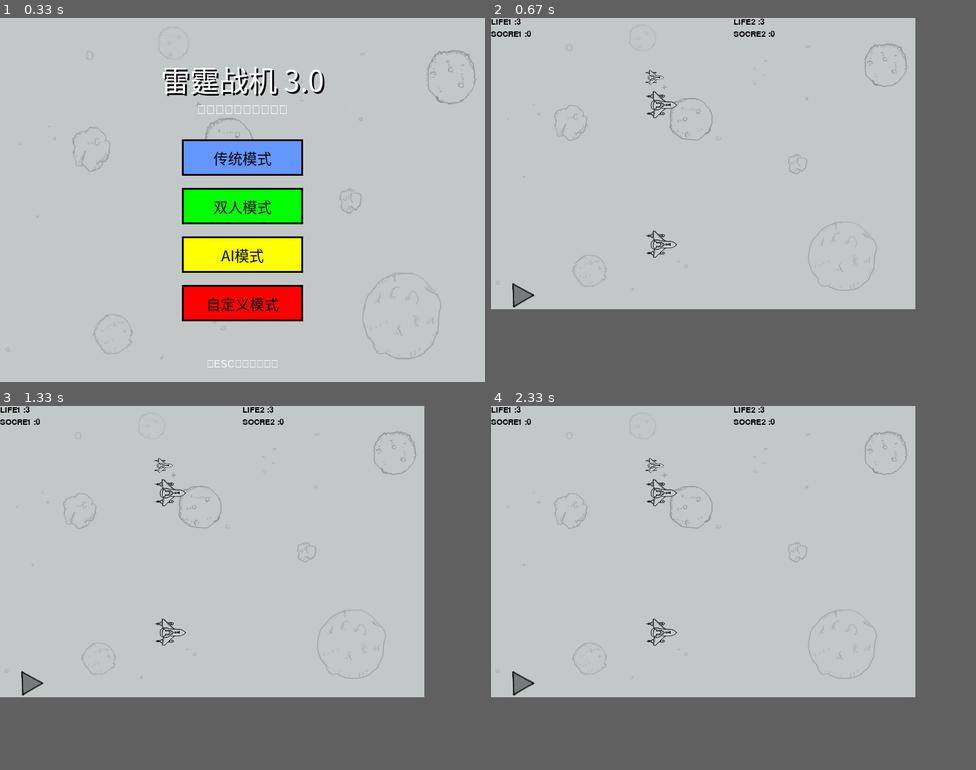
Above: before the commit, frames 1-4 (two rows, left to right).
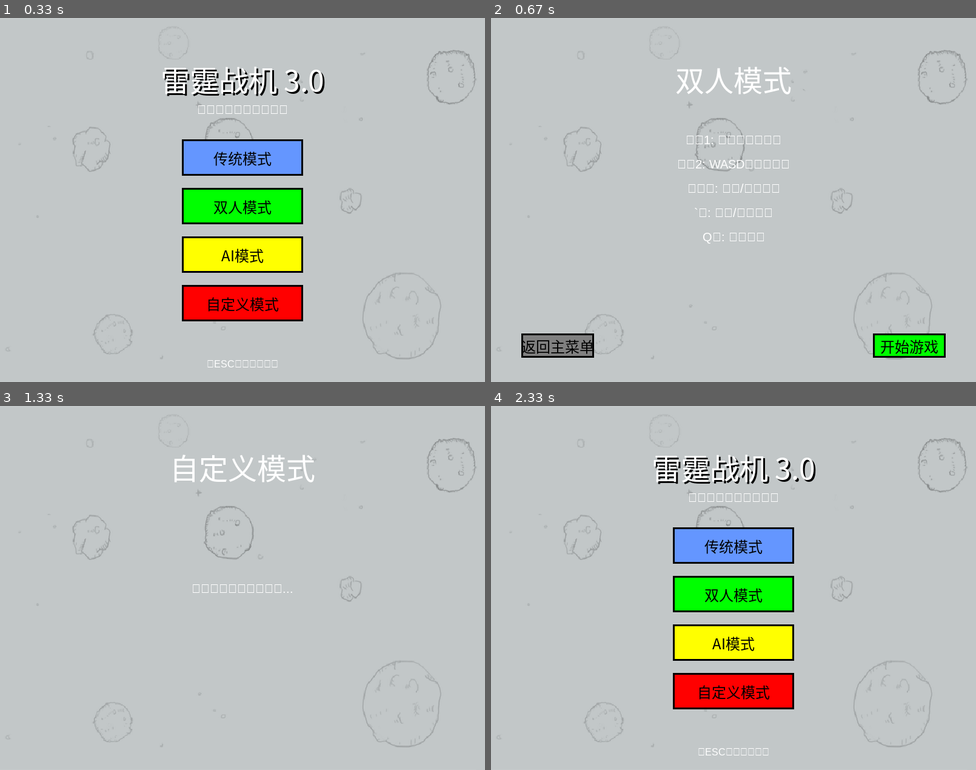
Above: after the commit, the same moments.

Repository: guangxingmao/LightPlane_AI
Game: pygame game, started from launcher.py
The game is run twice, just before and just after one commit, with the same random seed, the same clock (stepped at 60 frames per second) and the same inputs.
Inputs (mouse positions are in pixels of both pictures, inside the frame that each line leads up to):
- Up to frame 1 (0.33 s): no input
- Up to frame 2 (0.67 s): press the mouse at (733, 221) at 0.37 s; move the mouse to (675, 214) at 0.47 s; release the mouse at (617, 203) at 0.6 s
- Up to frame 3 (1.33 s): click (417, 733) at 0.72 s, where only the run after the commit has a clickable "开始游戏"; press the mouse at (242, 689) at 1.03 s; move the mouse to (203, 708) at 1.13 s; release the mouse at (160, 726) at 1.27 s
- Up to frame 4 (2.33 s): tap Esc at 1.33, 2 s; press the mouse at (733, 544) at 1.7 s; move the mouse to (641, 562) at 1.8 s; release the mouse at (554, 577) at 1.93 s
In our replay, in frame 2 the window is 700x480 before the commit and 800x600 after it. These sizes can differ from the game's own. Grey fills any space a smaller window leaves; there, only what the larger window draws over its background counts as a difference.

Frame 1 is identical in both runs. In frame 2, 4.8% of the frame differs, in the area x 0-98%, y 0-94%; in frame 3, 2.6%; in frame 4, 13%, in the area x 0-98%, y 0-96%.

Commit message:
Update launcher.py

Diff:
--- a/launcher.py
+++ b/launcher.py
@@ -1,6 +1,16 @@
 import pygame
 import sys
 import os
+
+# 尝试导入游戏相关模块
+try:
+    from plane_sprites import *
+    from game_function import check_KEY, check_mouse
+    from Tools import Music, Button as GameButton
+    GAME_MODULES_LOADED = True
+except ImportError as e:
+    print(f"游戏模块加载失败: {e}")
+    GAME_MODULES_LOADED = False
 
 # 初始化pygame
 pygame.init()
@@ -29,6 +39,14 @@
     title_font = pygame.font.SysFont("arial", 48)
     button_font = pygame.font.SysFont("arial", 24)
 
+# 页面状态枚举
+class PageState:
+    MAIN_MENU = "main_menu"
+    TRADITIONAL_MODE = "traditional_mode"
+    DUAL_MODE = "dual_mode"
+    AI_MODE = "ai_mode"
+    CUSTOM_MODE = "custom_mode"
+
 class Button:
     def __init__(self, x, y, width, height, text, color, hover_color):
         self.rect = pygame.Rect(x, y, width, height)
@@ -61,45 +79,100 @@
                 return True
         return False
 
-class Launcher:
-    def __init__(self):
+class GameManager:
+    """游戏管理器，负责管理不同页面的切换"""
+
+    def __init__(self, screen):
         self.screen = screen
+        self.current_page = PageState.MAIN_MENU
         self.clock = pygame.time.Clock()
 
+        # 游戏相关变量
+        self.game_objects = {}
+        self.init_game_objects()
+
+    def init_game_objects(self):
+        """初始化游戏对象"""
+        if not GAME_MODULES_LOADED:
+            return
+
+        try:
+            # 这里可以初始化游戏相关的对象
+            pass
+        except Exception as e:
+            print(f"初始化游戏对象失败: {e}")
+
+    def change_page(self, new_page):
+        """切换页面"""
+        self.current_page = new_page
+        print(f"切换到页面: {new_page}")
+
+    def run(self):
+        """运行游戏管理器主循环"""
+        running = True
+        while running:
+            # 根据当前页面状态处理事件和绘制
+            if self.current_page == PageState.MAIN_MENU:
+                running = self.handle_main_menu()
+            elif self.current_page == PageState.DUAL_MODE:
+                running = self.handle_dual_mode()
+            elif self.current_page == PageState.TRADITIONAL_MODE:
+                running = self.handle_traditional_mode()
+            elif self.current_page == PageState.AI_MODE:
+                running = self.handle_ai_mode()
+            elif self.current_page == PageState.CUSTOM_MODE:
+                running = self.handle_custom_mode()
+
+            pygame.display.flip()
+            self.clock.tick(60)
+
+        pygame.quit()
+        sys.exit()
+
+    def handle_main_menu(self):
+        """处理主菜单页面"""
         # 创建按钮
         button_width = 200
         button_height = 60
         center_x = SCREEN_WIDTH // 2 - button_width // 2
 
-        self.buttons = [
+        buttons = [
             Button(center_x, 200, button_width, button_height, "传统模式", LIGHT_BLUE, BLUE),
             Button(center_x, 280, button_width, button_height, "双人模式", GREEN, (0, 200, 0)),
             Button(center_x, 360, button_width, button_height, "AI模式", YELLOW, (200, 200, 0)),
             Button(center_x, 440, button_width, button_height, "自定义模式", RED, (200, 0, 0))
         ]
 
-        # 背景图片（如果存在）
-        self.background = None
-        if os.path.exists('./images/background.png'):
-            try:
-                self.background = pygame.image.load('./images/background.png')
-                self.background = pygame.transform.scale(self.background, (SCREEN_WIDTH, SCREEN_HEIGHT))
-            except:
-                self.background = None
-
-    def draw(self):
+        # 绘制主菜单
+        self.draw_main_menu(buttons)
+
+        # 处理事件
+        for event in pygame.event.get():
+            if event.type == pygame.QUIT:
+                return False
+
+            if event.type == pygame.KEYDOWN:
+                if event.key == pygame.K_ESCAPE:
+                    return False
+
+            # 处理按钮事件
+            for i, button in enumerate(buttons):
+                if button.handle_event(event):
+                    if i == 0:  # 传统模式
+                        self.change_page(PageState.TRADITIONAL_MODE)
+                    elif i == 1:  # 双人模式
+                        self.change_page(PageState.DUAL_MODE)
+                    elif i == 2:  # AI模式
+                        self.change_page(PageState.AI_MODE)
+                    elif i == 3:  # 自定义模式
+                        self.change_page(PageState.CUSTOM_MODE)
+
+        return True
+
+    def draw_main_menu(self, buttons):
+        """绘制主菜单"""
         # 绘制背景
-        if self.background:
-            self.screen.blit(self.background, (0, 0))
-        else:
-            # 渐变背景
-            for y in range(SCREEN_HEIGHT):
-                color = (
-                    int(50 + (y / SCREEN_HEIGHT) * 100),
-                    int(100 + (y / SCREEN_HEIGHT) * 100),
-                    int(150 + (y / SCREEN_HEIGHT) * 100)
-                )
-                pygame.draw.line(self.screen, color, (0, y), (SCREEN_WIDTH, y))
+        self.draw_background()
 
         # 绘制标题
         title_text = title_font.render("雷霆战机 3.0", True, WHITE)
@@ -118,94 +191,184 @@
         self.screen.blit(subtitle_text, subtitle_rect)
 
         # 绘制按钮
-        for button in self.buttons:
+        for button in buttons:
             button.draw(self.screen)
 
         # 绘制底部信息
         info_font = pygame.font.Font("C:/Windows/Fonts/msyh.ttc", 16) if os.path.exists("C:/Windows/Fonts/msyh.ttc") else pygame.font.SysFont("arial", 16)
-        info_text = info_font.render("按ESC键退出启动器", True, WHITE)
+        info_text = info_font.render("按ESC键返回主菜单", True, WHITE)
         info_rect = info_text.get_rect(center=(SCREEN_WIDTH // 2, SCREEN_HEIGHT - 30))
         self.screen.blit(info_text, info_rect)
 
-    def handle_events(self):
+    def draw_background(self):
+        """绘制背景"""
+        # 背景图片（如果存在）
+        if os.path.exists('./images/background.png'):
+            try:
+                background = pygame.image.load('./images/background.png')
+                background = pygame.transform.scale(background, (SCREEN_WIDTH, SCREEN_HEIGHT))
+                self.screen.blit(background, (0, 0))
+                return
+            except:
+                pass
+
+        # 渐变背景
+        for y in range(SCREEN_HEIGHT):
+            color = (
+                int(50 + (y / SCREEN_HEIGHT) * 100),
+                int(100 + (y / SCREEN_HEIGHT) * 100),
+                int(150 + (y / SCREEN_HEIGHT) * 100)
+            )
+            pygame.draw.line(self.screen, color, (0, y), (SCREEN_WIDTH, y))
+
+    def handle_dual_mode(self):
+        """处理双人模式页面"""
+        # 绘制双人模式界面
+        self.draw_dual_mode()
+
+        # 处理事件
         for event in pygame.event.get():
             if event.type == pygame.QUIT:
                 return False
 
             if event.type == pygame.KEYDOWN:
                 if event.key == pygame.K_ESCAPE:
-                    return False
-
-            # 处理按钮事件
-            for i, button in enumerate(self.buttons):
-                if button.handle_event(event):
-                    self.handle_button_click(i)
-
-        return True
-
-    def handle_button_click(self, button_index):
-        if button_index == 0:  # 传统模式
-            print("启动传统模式...")
-            self.launch_traditional_mode()
-        elif button_index == 1:  # 双人模式
-            print("启动双人模式...")
-            self.launch_dual_mode()
-        elif button_index == 2:  # AI模式
-            print("启动AI模式...")
-            self.launch_ai_mode()
-        elif button_index == 3:  # 自定义模式
-            print("启动自定义模式...")
-            self.launch_custom_mode()
-
-    def launch_traditional_mode(self):
-        """启动传统模式（单人游戏）"""
+                    self.change_page(PageState.MAIN_MENU)
+                    return True
+
+        return True
+
+    def draw_dual_mode(self):
+        """绘制双人模式界面"""
+        # 绘制背景
+        self.draw_background()
+
+        # 绘制标题
+        title_text = title_font.render("双人模式", True, WHITE)
+        title_rect = title_text.get_rect(center=(SCREEN_WIDTH // 2, 100))
+        self.screen.blit(title_text, title_rect)
+
+        # 绘制游戏说明
+        info_font = pygame.font.Font("C:/Windows/Fonts/msyh.ttc", 20) if os.path.exists("C:/Windows/Fonts/msyh.ttc") else pygame.font.SysFont("arial", 20)
+
+        instructions = [
+            "玩家1: 方向键控制移动",
+            "玩家2: WASD键控制移动",
+            "空格键: 暂停/继续音乐",
+            "`键: 显示/隐藏鼠标",
+            "Q键: 退出游戏"
+        ]
+
+        for i, instruction in enumerate(instructions):
+            text = info_font.render(instruction, True, WHITE)
+            rect = text.get_rect(center=(SCREEN_WIDTH // 2, 200 + i * 40))
+            self.screen.blit(text, rect)
+
+        # 绘制返回按钮
+        back_button = Button(50, SCREEN_HEIGHT - 80, 120, 40, "返回主菜单", GRAY, LIGHT_BLUE)
+        back_button.draw(self.screen)
+
+        # 绘制开始游戏按钮
+        start_button = Button(SCREEN_WIDTH - 170, SCREEN_HEIGHT - 80, 120, 40, "开始游戏", GREEN, (0, 200, 0))
+        start_button.draw(self.screen)
+
+        # 处理按钮点击
+        mouse_pos = pygame.mouse.get_pos()
+        if pygame.mouse.get_pressed()[0]:  # 左键点击
+            if back_button.rect.collidepoint(mouse_pos):
+                self.change_page(PageState.MAIN_MENU)
+            elif start_button.rect.collidepoint(mouse_pos):
+                self.start_dual_game()
+
+    def start_dual_game(self):
+        """启动双人游戏"""
         try:
-            # 这里可以启动传统模式的游戏
-            print("传统模式功能待实现")
-            # 可以在这里添加启动传统模式的代码
+            # 这里直接启动双人游戏，而不是通过os.system
+            # 可以在这里集成原有的游戏代码
+            print("启动双人游戏...")
+            # 暂时返回主菜单，后续可以在这里集成游戏
+            self.change_page(PageState.MAIN_MENU)
         except Exception as e:
-            print(f"启动传统模式失败: {e}")
-
-    def launch_dual_mode(self):
-        """启动双人模式"""
-        try:
-            # 启动原有的双人游戏
-            os.system("python plane_mian.py")
-        except Exception as e:
-            print(f"启动双人模式失败: {e}")
-
-    def launch_ai_mode(self):
-        """启动AI模式"""
-        try:
-            print("AI模式功能待实现")
-            # 可以在这里添加启动AI模式的代码
-        except Exception as e:
-            print(f"启动AI模式失败: {e}")
-
-    def launch_custom_mode(self):
-        """启动自定义模式"""
-        try:
-            print("自定义模式功能待实现")
-            # 可以在这里添加启动自定义模式的代码
-        except Exception as e:
-            print(f"启动自定义模式失败: {e}")
-
-    def run(self):
-        """运行启动器主循环"""
-        running = True
-        while running:
-            running = self.handle_events()
-
-            self.draw()
-            pygame.display.flip()
-            self.clock.tick(60)
-
-        pygame.quit()
-        sys.exit()
+            print(f"启动双人游戏失败: {e}")
+
+    def handle_traditional_mode(self):
+        """处理传统模式页面"""
+        self.draw_background()
+
+        # 绘制标题
+        title_text = title_font.render("传统模式", True, WHITE)
+        title_rect = title_text.get_rect(center=(SCREEN_WIDTH // 2, 100))
+        self.screen.blit(title_text, title_rect)
+
+        # 绘制说明
+        info_font = pygame.font.Font("C:/Windows/Fonts/msyh.ttc", 20) if os.path.exists("C:/Windows/Fonts/msyh.ttc") else pygame.font.SysFont("arial", 20)
+        text = info_font.render("传统模式功能开发中...", True, WHITE)
+        rect = text.get_rect(center=(SCREEN_WIDTH // 2, 300))
+        self.screen.blit(text, rect)
+
+        # 处理事件
+        for event in pygame.event.get():
+            if event.type == pygame.QUIT:
+                return False
+            if event.type == pygame.KEYDOWN and event.key == pygame.K_ESCAPE:
+                self.change_page(PageState.MAIN_MENU)
+                return True
+
+        return True
+
+    def handle_ai_mode(self):
+        """处理AI模式页面"""
+        self.draw_background()
+
+        # 绘制标题
+        title_text = title_font.render("AI模式", True, WHITE)
+        title_rect = title_text.get_rect(center=(SCREEN_WIDTH // 2, 100))
+        self.screen.blit(title_text, title_rect)
+
+        # 绘制说明
+        info_font = pygame.font.Font("C:/Windows/Fonts/msyh.ttc", 20) if os.path.exists("C:/Windows/Fonts/msyh.ttc") else pygame.font.SysFont("arial", 20)
+        text = info_font.render("AI模式功能开发中...", True, WHITE)
+        rect = text.get_rect(center=(SCREEN_WIDTH // 2, 300))
+        self.screen.blit(text, rect)
+
+        # 处理事件
+        for event in pygame.event.get():
+            if event.type == pygame.QUIT:
+                return False
+            if event.type == pygame.KEYDOWN and event.key == pygame.K_ESCAPE:
+                self.change_page(PageState.MAIN_MENU)
+                return True
+
+        return True
+
+    def handle_custom_mode(self):
+        """处理自定义模式页面"""
+        self.draw_background()
+
+        # 绘制标题
+        title_text = title_font.render("自定义模式", True, WHITE)
+        title_rect = title_text.get_rect(center=(SCREEN_WIDTH // 2, 100))
+        self.screen.blit(title_text, title_rect)
+
+        # 绘制说明
+        info_font = pygame.font.Font("C:/Windows/Fonts/msyh.ttc", 20) if os.path.exists("C:/Windows/Fonts/msyh.ttc") else pygame.font.SysFont("arial", 20)
+        text = info_font.render("自定义模式功能开发中...", True, WHITE)
+        rect = text.get_rect(center=(SCREEN_WIDTH // 2, 300))
+        self.screen.blit(text, rect)
+
+        # 处理事件
+        for event in pygame.event.get():
+            if event.type == pygame.QUIT:
+                return False
+            if event.type == pygame.KEYDOWN and event.key == pygame.K_ESCAPE:
+                self.change_page(PageState.MAIN_MENU)
+                return True
+
+        return True
 
 def main():
-    launcher = Launcher()
-    launcher.run()
+    game_manager = GameManager(screen)
+    game_manager.run()
 
 if __name__ == "__main__":
     main()
